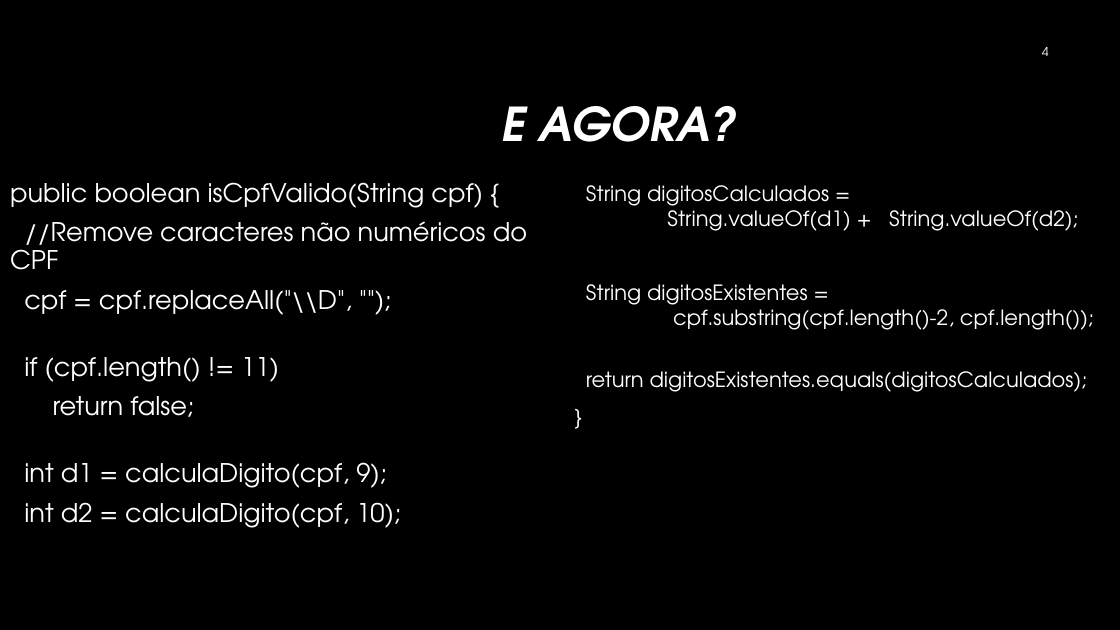
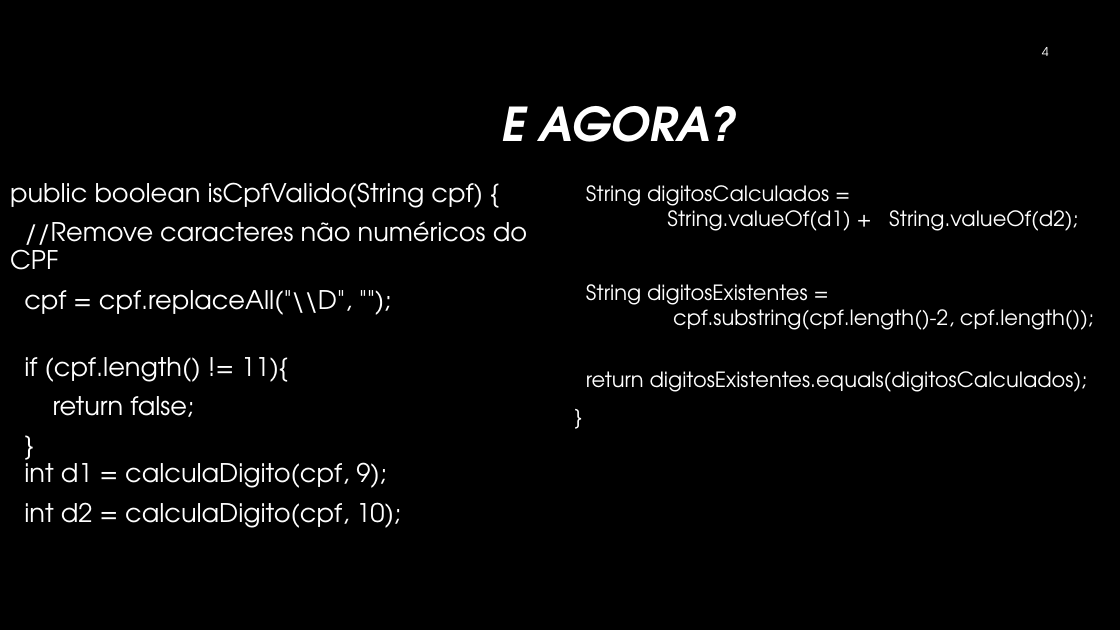
Before and after one commit to iftopalmas/testes-de-software, a slide deck: slide 4 of projects/01-introducao-tdd/tdd.pptx. Drawn at 1120x630 pixels with LibreOffice and Linux fonts; fonts in the diff are those of the drawing; background and template pictures are left out. Boxes give left, top, right and bottom in pixels: in the first picture for what was removed or moved away, otherwise in the second. Text is boxed around its words. In the diff, an @@ line names an element or a change of style, - is before the commit and + after.

```diff
--- a/projects/01-introducao-tdd/tdd.pptx
+++ b/projects/01-introducao-tdd/tdd.pptx
@@ text at [24, 357, 288, 382]: text changed @@
-if (cpf.length() != 11)
+if (cpf.length() != 11){
@@ text at [24, 456, 387, 488]: text changed @@
-int d1 = calculaDigito(cpf, 9);
+}
+int d1 = calculaDigito(cpf, 9);
```
Also in this commit, not shown: 7 other slides changed, 9 other files.
